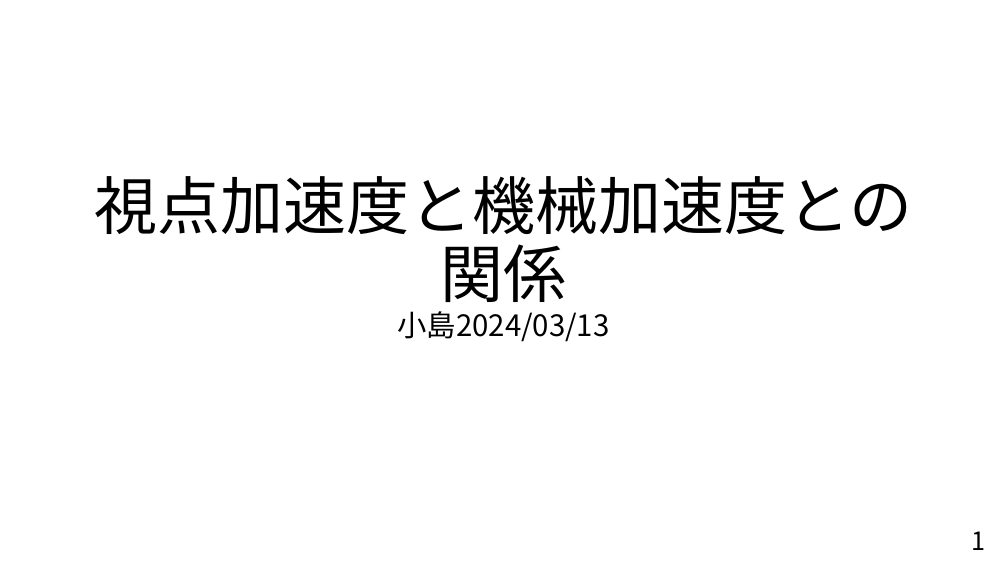
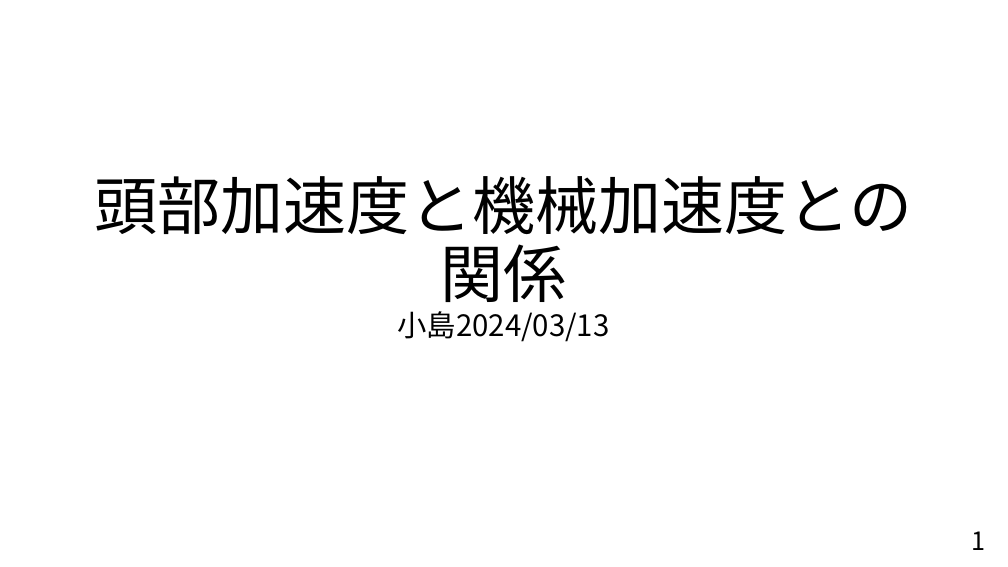
Before and after one commit to Small-Island/3DMT, a slide deck: slide 1 of Report/ojima_0313.pptx. Drawn at 1008x567 pixels with LibreOffice and Linux fonts; fonts in the diff are those of the drawing. Boxes give left, top, right and bottom in pixels: in the first picture for what was removed or moved away, otherwise in the second. Text is boxed around its words. In the diff, an @@ line names an element or a change of style, - is before the commit and + after.

```diff
--- a/Report/ojima_0313.pptx
+++ b/Report/ojima_0313.pptx
@@ title at (x1=94, y1=176, x2=912, y2=342): text changed @@
-視点加速度と機械加速度との関係
-小島2024/03/13
+頭部加速度と機械加速度との関係
+小島2024/03/13
```
Also in this commit, not shown: 1 other slide changed, 1 slide added, 1 other file.
